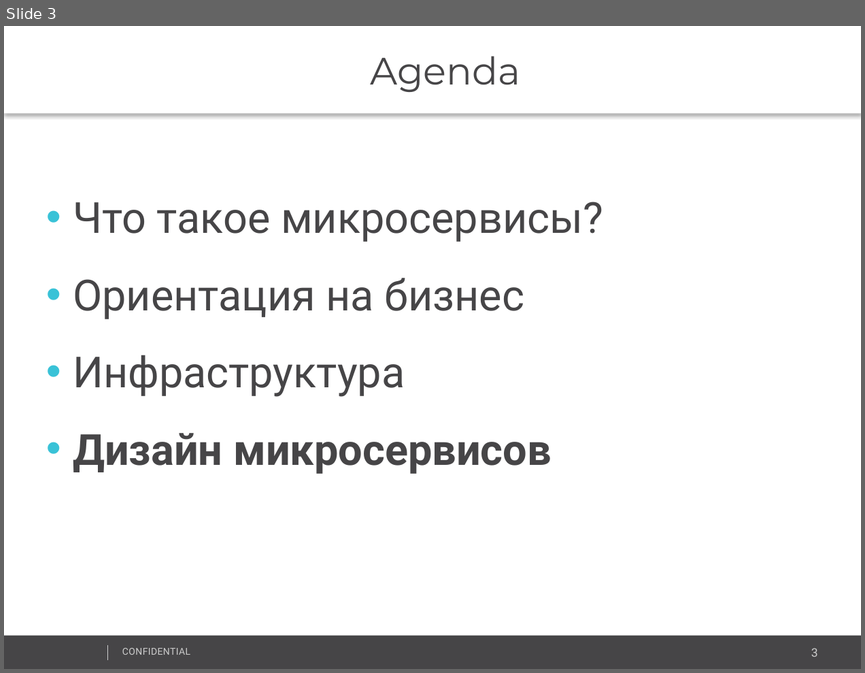
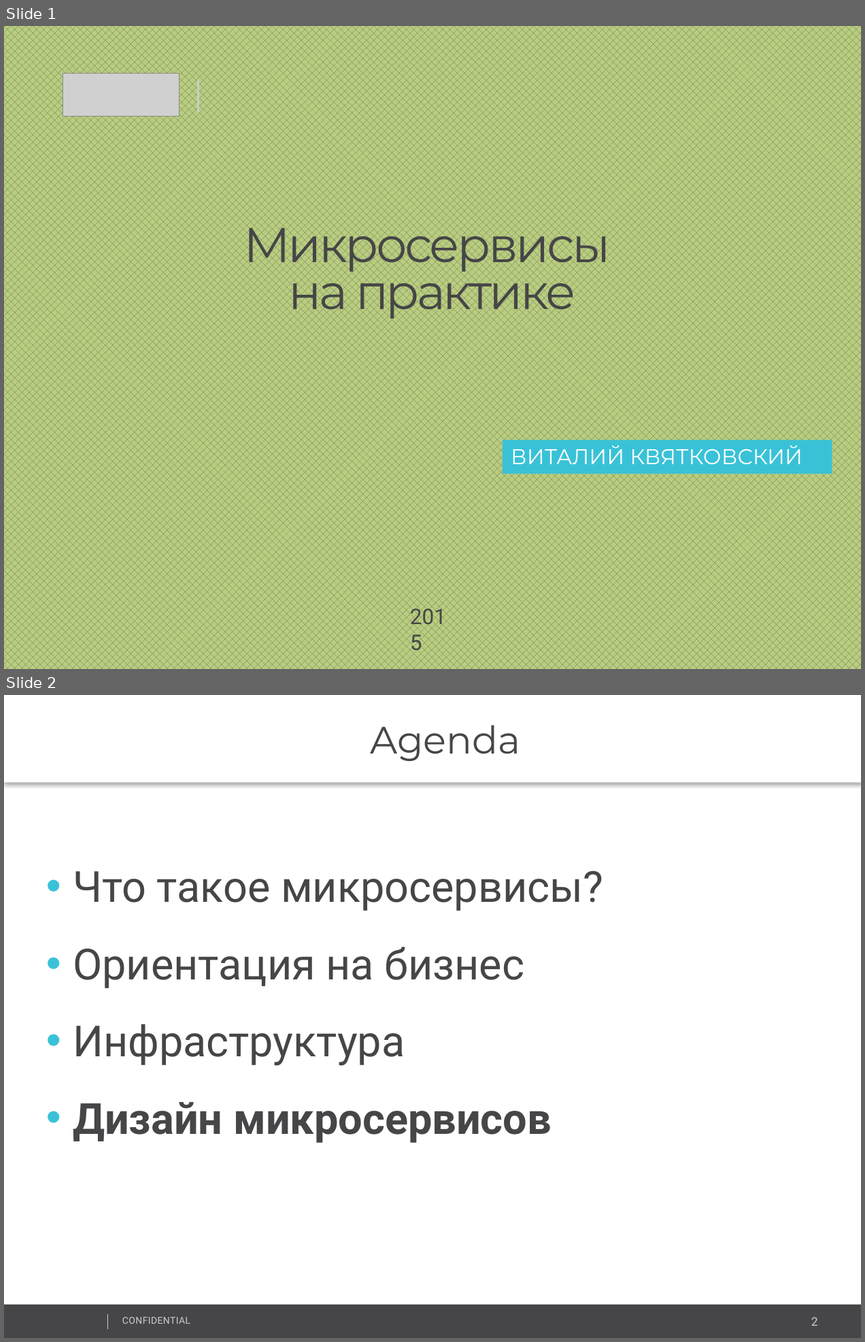
Before and after one commit to vitali-kviatkouski/personal, a slide deck: Microservices_Template.pptx. Shown one above the other, each under a label of ours: slide 3 before the commit, slides 1 and 2 after it. The pictures are 865x673 and 865x1342 pixels, drawn with LibreOffice and Linux fonts; fonts in the diff are those of the drawing; grey boxes stand for pictures; background and template pictures are left out. Boxes give left, top, right and bottom in pixels: in the first picture for what was removed or moved away, otherwise in the second. Text is boxed around its words. In the diff, an @@ line names an element or a change of style, - is before the commit and + after.

```diff
--- a/Microservices_Template.pptx
+++ b/Microservices_Template.pptx
@@ slide 1 added at box(4, 26, 861, 669), background pattern #666666 on #B8CE7D @@
@@ picture added at box(63, 73, 179, 116) @@
@@ line added from (198, 79) to (198, 112), #CCCCCC 2 pt @@
@@ text added at box(243, 214, 611, 320), 41 pt, text #464547 @@
+Микросервисы
+на практике
@@ text added at box(502, 440, 832, 473), fill #39C2D7, 18 pt, text #FFFFFF @@
+ВИТАЛИЙ КВЯТКОВСКИЙ
@@ text added at box(402, 599, 464, 633), 18 pt, text #464547 @@
+2015
@@ what was slide 3 is now slide 2 @@
@@ page number at box(811, 1317, 818, 1325): text changed @@
-3
+2
```
Also in this commit, not shown: 5 slides changed, 2 slides removed.
